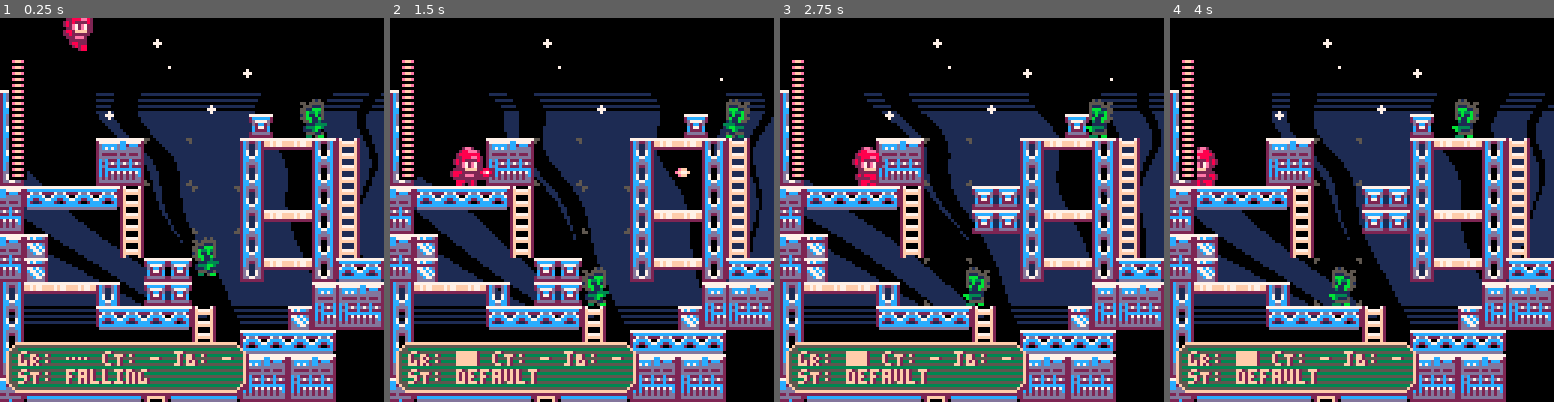
Above: before the commit, frames 1-4 (left to right).
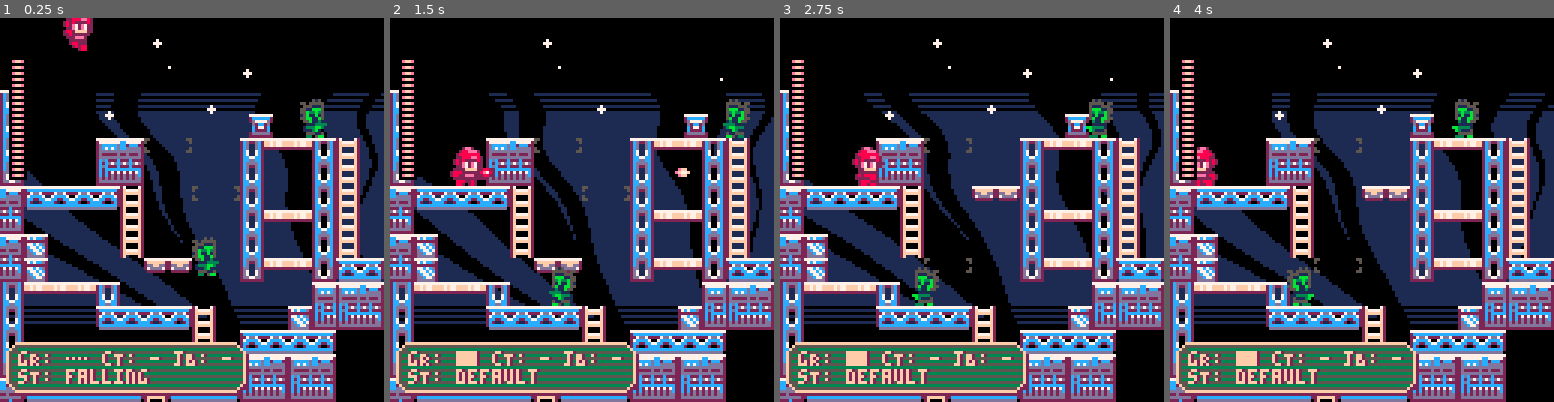
Above: after the commit, the same moments.

Repository: whckmstrjck/picoboy
Game: PICO-8 cartridge picoboy.p8
The game is run twice, just before and just after one commit, with the same random seed, the same clock (stepped at 60 frames per second) and the same inputs.
Inputs:
- Up to frame 1 (0.25 s): no input
- Up to frame 2 (1.5 s): tap X (X key) at 0.33, 1.07 s; tap O (Z key) at 0.7 s
- Up to frame 3 (2.75 s): hold Right 1.6-2.1 s; tap O (Z key) at 1.7, 2.1, 2.5 s; tap X (X key) at 1.85 s; hold Up 2.15-2.42 s; hold Right from 2.47 s (still down)
- Up to frame 4 (4 s): tap O (Z key) at 2.9, 3.3, 3.7 s; tap X (X key) at 2.97 s; release Right at 3.03 s; hold Left 3.08-3.58 s; hold Down 3.63-3.97 s

The runs differ from the first frame. In frame 1, 1.4% of the frame differs, in the area x 37-63%, y 33-75%; in frame 2, 2.0%; in frame 3, 2.2%; in frame 4, 2.3%, in the area x 30-63%, y 33-75%.

Commit message:
Fix platform initialization and enhance drawing logic for semisolid platforms

Diff:
--- a/lua/_init.lua
+++ b/lua/_init.lua
@@ -7,7 +7,7 @@
   })
 
   platforms = {
-    Platform:new({ width = 16, height = 16, sequence = { { 48, 64 }, { 64, 40 }, { 48, 24 } } }),
+    Platform:new({ type = 'semisolid', width = 16, height = 5, sequence = { { 48, 64 }, { 64, 40 }, { 48, 24 } } }),
     -- Platform:new({ x = 40, y = 10, width = 16, range = 20 }),
     -- Platform:new({ x = 64, y = 24, width = 16, range = 44, type = 'semisolid' }),
     Platform:new({ x = 80, y = 16, width = 8, range = 3 * 8, type = 'solid', direction = 'horizontal', moving = true })
--- a/lua/classes/platform.lua
+++ b/lua/classes/platform.lua
@@ -113,6 +113,7 @@
         pal(2, 0)
         pal(12, 2)
         pal(13, 2)
+        pal(15, 8)
         pal(7, 8)
         if (time_current % 4 < 2) then
           draw = false
@@ -122,8 +123,12 @@
 
     if draw then
       for i = 0, width - 8, 8 do
-        for j = 0, height - 8, 8 do
-          spr(type == 'solid' and 132 or 148, x + i, y + j)
+        if type == 'solid' then
+          for j = 0, height - 8, 8 do
+            spr(132, x + i, y + j)
+          end
+        else
+          spr(148, x + i, y)
         end
       end
     end
--- a/picoboy.p8
+++ b/picoboy.p8
@@ -102,8 +103,8 @@
 2cc77cc22cccccccccccccccccccccc22dddddd20000000000000000000000000000000000000000000000000000000000000000000000000000000000000000
 2ccddcc20dddddddddddddddddddddd0222222220000000000000000000000000000000000000000000000000000000000000000000000000000000000000000
 2cddddc2777777777777777727000072777777770000000000000000000000000000000000000000000000000000000000000000000000000000000000000000
-2cd22dc227777777cc7777722f7777f22cccccc20000000000000000000000000000000000000000000000000000000000000000000000000000000000000000
-2cd00dc22dcccccdcc2ccc222ffffff22ddccdd20000000000000000000000000000000000000000000000000000000000000000000000000000000000000000
+2cd22dc227777777cc7777722f7777f22ffffff20000000000000000000000000000000000000000000000000000000000000000000000000000000000000000
+2cd00dc22dcccccdcc2ccc222ffffff22ddffdd20000000000000000000000000000000000000000000000000000000000000000000000000000000000000000
 2cd00dc22dc7c7cdccddddd22f0000f227dddd720000000000000000000000000000000000000000000000000000000000000000000000000000000000000000
 2c7007c22dddddddddddddd22f0000f2022222200000000000000000000000000000000000000000000000000000000000000000000000000000000000000000
 2c7007c22d22222d22d222d22f7777f2000000000000000000000000000000000000000000000000000000000000000000000000000000000000000000000000
